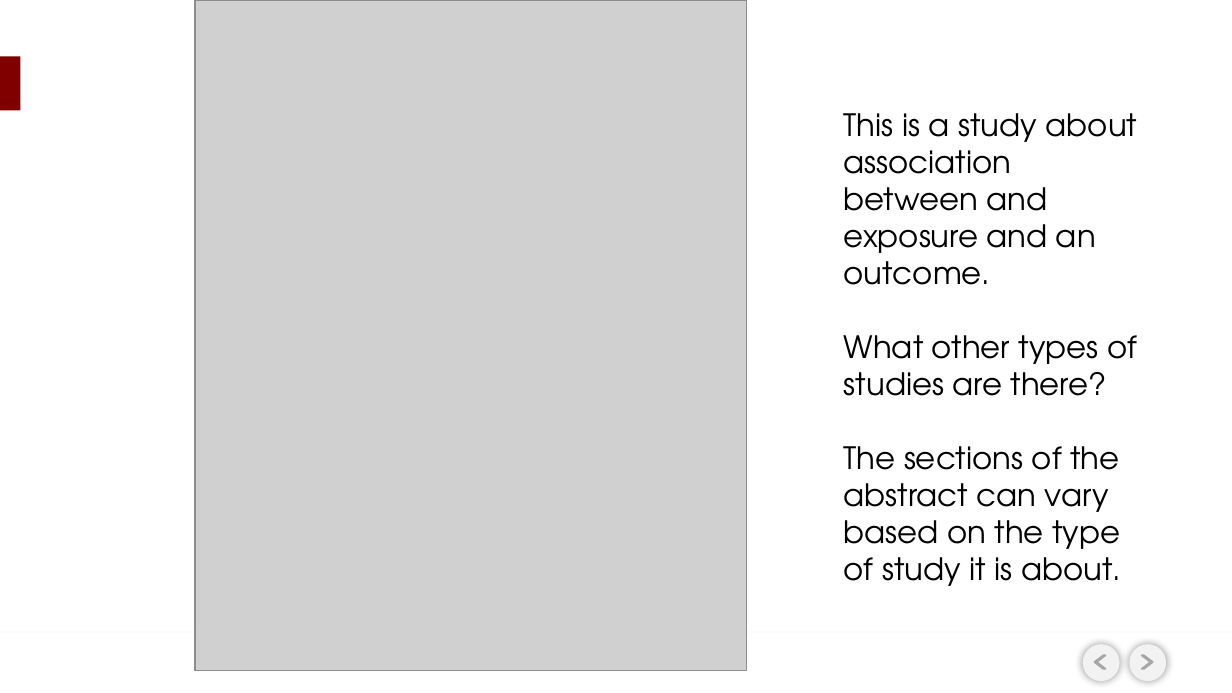
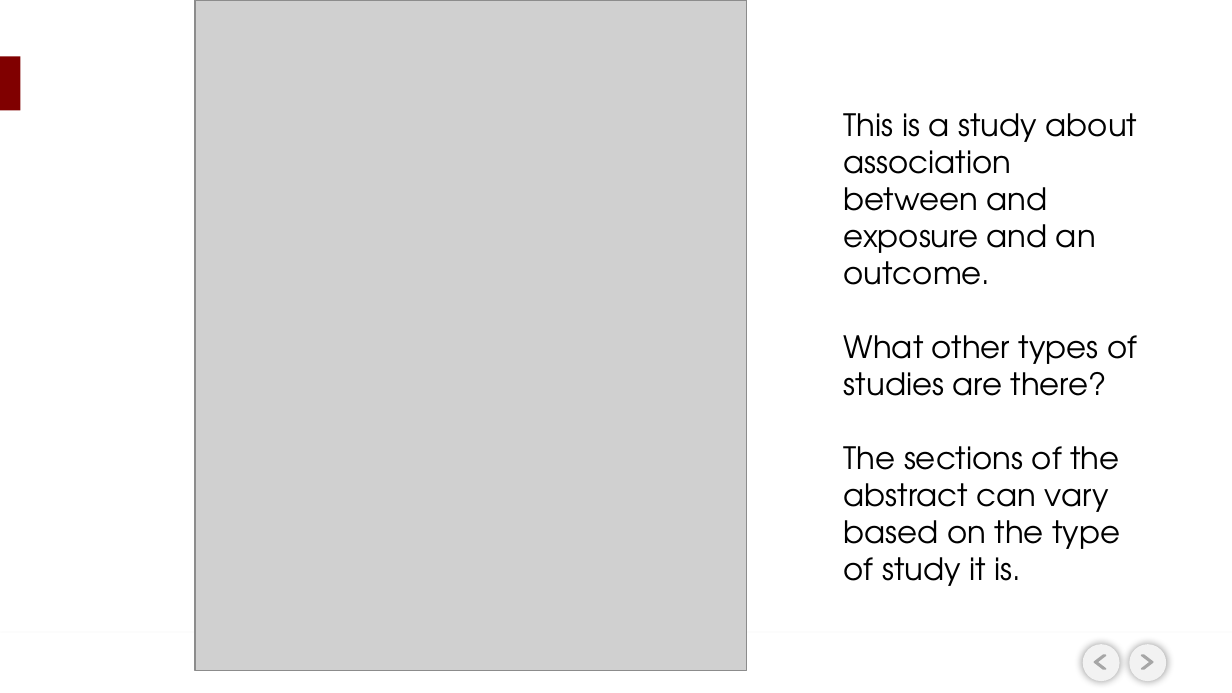
Before and after one commit to USCbiostats/LAsBEST, a slide deck: slide 9 of google-drive/week04/1Mon/1_Writing a Research Abstract and Poster Presentation.pptx. Drawn at 1232x693 pixels with LibreOffice and Linux fonts; fonts in the diff are those of the drawing; grey boxes stand for pictures; background and template pictures are left out. Boxes give left, top, right and bottom in pixels: in the first picture for what was removed or moved away, otherwise in the second. Text is boxed around its words. In the diff, an @@ line names an element or a change of style, - is before the commit and + after.

```diff
--- a/google-drive/week04/1Mon/1_Writing a Research Abstract and Poster Presentation.pptx
+++ b/google-drive/week04/1Mon/1_Writing a Research Abstract and Poster Presentation.pptx
@@ text at <box>844,446,1120,586</box>: text changed @@
-The sections of the abstract can vary based on the type of study it is about.
+The sections of the abstract can vary based on the type of study it is.
```
Also in this commit, not shown: 1 other slide changed, 1 slide added, 3 other files.
